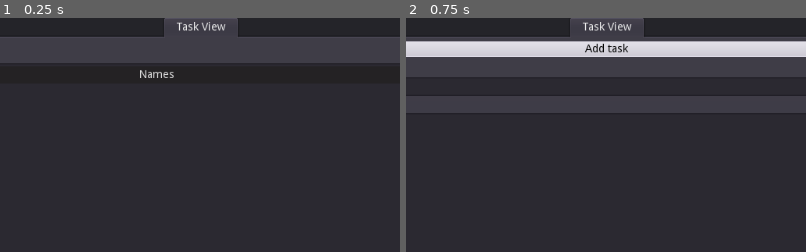
Above: before the commit, frames 1-2 (left to right).
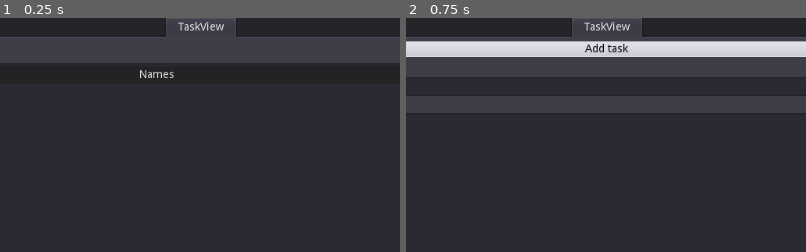
Above: after the commit, the same moments.

Repository: nikohonu/life-manager
Game: Godot game, scene res://Main/Main.tscn
Same seed, same stepped clock (60 frames per second), same inputs: the game is played once before the commit and once after it. Before the commit the project starts from res://Scenes/Root.tscn.
Inputs:
- Up to frame 1 (0.25 s): no input
- Up to frame 2 (0.75 s): click "Add" at 0.5 s
The pictures show only the part of the screen within x 25-75%, y 0-50%; the shares and areas given below are measured in that part.

The runs differ from the first frame. In frame 1, 0.4% of the frame differs, in the area x 41-60%, y 0-9%; in frame 2, 0.4%.
Error before the commit: Unable to iterate on object of type 'Nil'. (res://Scripts/TaskView.gd:39)
Error after the commit: Unable to iterate on object of type 'Nil'. (res://TaskView/TaskView.gd:15)

Commit message:
redesign folder structure and architecture

Diff:
--- /dev/null
+++ b/Main/Main.tscn
@@ -0,0 +1,13 @@
+[gd_scene load_steps=2 format=2]
+
+[ext_resource path="res://TaskView/TaskView.tscn" type="PackedScene" id=1]
+
+[node name="Main" type="Panel"]
+anchor_right = 1.0
+anchor_bottom = 1.0
+
+[node name="TabContainer" type="TabContainer" parent="."]
+anchor_right = 1.0
+anchor_bottom = 1.0
+
+[node name="TaskView" parent="TabContainer" instance=ExtResource( 1 )]
--- /dev/null
+++ b/Root/Root.gd
@@ -0,0 +1,63 @@
+extends Node
+
+var tasks = []
+var intervals = []
+
+func _load():
+	var task_file = File.new()
+	var interval_file = File.new()
+	task_file.open("user://tasks.json", File.READ)
+	interval_file.open("user://intervals.json", File.READ)
+	tasks = parse_json(task_file.get_as_text())
+	intervals = parse_json(interval_file.get_as_text())
+	task_file.close()
+	interval_file.close()
+
+func _save():
+	var task_file = File.new()
+	var interval_file = File.new()
+	task_file.open("user://tasks.json", File.WRITE)
+	interval_file.open("user://intervals.json", File.WRITE)
+	task_file.store_string(to_json(tasks))
+	interval_file.store_string(to_json(intervals))
+	task_file.close()
+	interval_file.close()
+
+func _ready():
+	_load()
+
+func _notification(what):
+	if what == MainLoop.NOTIFICATION_WM_QUIT_REQUEST:
+		_save()
+
+func _gen_id():
+	var id = 0
+	var ids = PoolIntArray()
+	for task in tasks:
+		ids.append(task['id'])
+	while id in ids:
+		id += 1
+	return id
+
+func add_task(name: String, tags: PoolStringArray = []):
+	var task = {
+		'id': _gen_id(),
+		'name': name,
+		'tags': tags
+	}
+	tasks.append(task)
+	return task
+
+func get_task(id: int):
+	for task in tasks:
+		if task['id'] == id:
+			return task
+	return null
+
+func update_task(id: int, name: String, tags: PoolStringArray = []):
+	var task = get_task(id)
+	task['name'] = name
+	task['tags'] = tags
+
+func remove_task(id: int):
+	tasks.remove(tasks.find(get_task(id)))
--- a/Scenes/Root.tscn
+++ /dev/null
@@ -1,80 +0,0 @@
-[gd_scene load_steps=5 format=2]
-
-[ext_resource path="res://Scripts/Root.gd" type="Script" id=1]
-[ext_resource path="res://Scripts/TaskView.gd" type="Script" id=2]
-[ext_resource path="res://Scripts/Add.gd" type="Script" id=3]
-[ext_resource path="res://Scripts/Edit.gd" type="Script" id=4]
-
-[node name="Root" type="Control"]
-anchor_right = 1.0
-anchor_bottom = 1.0
-script = ExtResource( 1 )
-
-[node name="Panel" type="Panel" parent="."]
-anchor_right = 1.0
-anchor_bottom = 1.0
-
-[node name="TabContainer" type="TabContainer" parent="Panel"]
-anchor_right = 1.0
-anchor_bottom = 1.0
-
-[node name="Task View" type="VBoxContainer" parent="Panel/TabContainer"]
-anchor_right = 1.0
-anchor_bottom = 1.0
-margin_left = 4.0
-margin_top = 32.0
-margin_right = -4.0
-margin_bottom = -4.0
-script = ExtResource( 2 )
-
-[node name="HBoxContainer" type="HBoxContainer" parent="Panel/TabContainer/Task View"]
-margin_right = 1016.0
-margin_bottom = 22.0
-
-[node name="Add" type="ToolButton" parent="Panel/TabContainer/Task View/HBoxContainer"]
-margin_right = 37.0
-margin_bottom = 22.0
-text = "Add"
-script = ExtResource( 3 )
-
-[node name="Edit" type="ToolButton" parent="Panel/TabContainer/Task View/HBoxContainer"]
-margin_left = 41.0
-margin_right = 77.0
-margin_bottom = 22.0
-text = "Edit"
-script = ExtResource( 4 )
-
-[node name="HSplitContainer" type="HSplitContainer" parent="Panel/TabContainer/Task View"]
-margin_top = 26.0
-margin_right = 1016.0
-margin_bottom = 564.0
-size_flags_vertical = 3
-
-[node name="TasksTree" type="Tree" parent="Panel/TabContainer/Task View/HSplitContainer"]
-margin_right = 804.0
-margin_bottom = 538.0
-rect_min_size = Vector2( 200, 0 )
-size_flags_horizontal = 3
-columns = 2
-column_titles_visible = true
-hide_root = true
-select_mode = 2
-
-[node name="TagsTree" type="Tree" parent="Panel/TabContainer/Task View/HSplitContainer"]
-margin_left = 816.0
-margin_right = 1016.0
-margin_bottom = 538.0
-rect_min_size = Vector2( 200, 0 )
-hide_root = true
-select_mode = 2
-
-[node name="Timer" type="Timer" parent="Panel/TabContainer/Task View"]
-wait_time = 0.25
-autostart = true
-
-[connection signal="on_tasks_loaded" from="." to="Panel/TabContainer/Task View" method="_on_Root_on_tasks_loaded"]
-[connection signal="button_up" from="Panel/TabContainer/Task View/HBoxContainer/Add" to="Panel/TabContainer/Task View/HBoxContainer/Add" method="_on_Add_button_up"]
-[connection signal="button_up" from="Panel/TabContainer/Task View/HBoxContainer/Edit" to="Panel/TabContainer/Task View/HBoxContainer/Edit" method="_on_Edit_button_up"]
-[connection signal="gui_input" from="Panel/TabContainer/Task View/HSplitContainer/TasksTree" to="Panel/TabContainer/Task View" method="_on_Tasks_gui_input"]
-[connection signal="item_activated" from="Panel/TabContainer/Task View/HSplitContainer/TasksTree" to="Panel/TabContainer/Task View" method="_on_TasksTree_item_activated"]
-[connection signal="timeout" from="Panel/TabContainer/Task View/Timer" to="Panel/TabContainer/Task View" method="_on_Timer_timeout"]
--- a/Scripts/Root.gd
+++ /dev/null
@@ -1,74 +0,0 @@
-extends Control
-
-signal on_tasks_loaded
-
-var tasks = []
-
-
-func _load_tasks():
-	var file = File.new()
-	file.open("user://tasks.json", File.READ)
-	tasks = parse_json(file.get_as_text())
-	file.close()
-	emit_signal("on_tasks_loaded")
-
-
-func _save_tasks():
-	var file = File.new()
-	file.open("user://tasks.json", File.WRITE)
-	file.store_string(to_json(tasks))
-	file.close()
-
-
-func _ready():
-	_load_tasks()
-
-
-func _notification(what):
-	if what == MainLoop.NOTIFICATION_WM_QUIT_REQUEST:
-		_save_tasks()
-
-
-func _get_new_id():
-	var id = 0
-	var ids = PoolIntArray()
-	for task in tasks:
-		ids.append(task['id'])
-	while id in ids:
-		id += 1
-	return id
-
-
-func get_task(id: int):
-	for task in tasks:
-		if task['id'] == id:
-			return task
-	return null
-
-
-func _get_task_index(id: int):
-	return tasks.find(get_task(id))
-
-
-func add_task(name: String, tags: PoolStringArray = []):
-	var task = {
-		'id': _get_new_id(),
-		'name': name,
-		'tags': tags
-	}
-	tasks.append(task)
-	return task
-
-
-func is_namespace_tag(tag: String):
-	return tag.find(':') != -1
-
-
-func remove_task(id: int):
-	tasks.remove(_get_task_index(id))
-
-
-func update_task(id: int, name: String, tags: PoolStringArray = []):
-	var task = get_task(id)
-	task['name'] = name
-	task['tags'] = tags
--- a/Scripts/Add.gd
+++ b/TaskView/Add.gd
@@ -1,23 +1,19 @@
 extends ToolButton
 
-
-onready var edit_add_task = load("res://Scenes/EditAddTask.tscn")
+onready var edit_add_task = load("res://TaskView/EditAddTask.tscn")
 onready var task_view = $"../.."
 
 var add_task: WindowDialog
-
 
 func _ready():
 	add_task = edit_add_task.instance()
 	add_task.connect("confirmed", self, "_on_EditAddTask_confirmed")
 	add_child(add_task)
 
-
 func _on_Add_button_up():
 	add_task.popup_centered()
 	add_task.clear()
 
-
 func _on_EditAddTask_confirmed(name: String, tags: PoolStringArray):
 	if name != '':
 		task_view.add_task(name, tags)
--- a/Scripts/Edit.gd
+++ b/TaskView/Edit.gd
@@ -1,30 +1,26 @@
 extends ToolButton
 
-
-onready var edit_add_task = load("res://Scenes/EditAddTask.tscn")
+onready var edit_add_task = load("res://TaskView/EditAddTask.tscn")
 onready var task_view = $"../.."
 onready var root = $"../../../../.."
 onready var id = 0
 
 var edit_task: WindowDialog
 
-
 func _ready():
 	edit_task = edit_add_task.instance()
 	edit_task.connect("confirmed", self, "_on_EditAddTask_confirmed")
 	add_child(edit_task)
 
-
 func _on_Edit_button_up():
 	var selected = task_view.get_item_selected()
 	if selected:
-		var task = root.get_task(int(selected[0].get_text(0)))
+		var task = Root.get_task(int(selected[0].get_text(0)))
 		id = task['id']
 		edit_task.popup_centered()
 		edit_task.clear()
 		edit_task.init_edit(task['name'], task['tags'])
 
-
 func _on_EditAddTask_confirmed(name: String, tags: PoolStringArray):
 	if name != '':
 		task_view.update_task(id, name, tags)
--- a/Scenes/EditAddTask.tscn
+++ b/TaskView/EditAddTask.tscn
@@ -1,6 +1,6 @@
 [gd_scene load_steps=2 format=2]
 
-[ext_resource path="res://Scripts/EditAddTask.gd" type="Script" id=1]
+[ext_resource path="res://TaskView/EditAddTask.gd" type="Script" id=1]
 
 [node name="EditAddTask" type="WindowDialog"]
 anchor_right = 1.0
--- a/Scripts/TaskView.gd
+++ b/TaskView/TaskView.gd
@@ -1,6 +1,5 @@
 extends VBoxContainer
 
-onready var root = get_node("/root/Root")
 onready var tasks_tree = $HSplitContainer/TasksTree
 onready var tags_tree = $HSplitContainer/TagsTree
 onready var tasks_root_item = tasks_tree.create_item()
@@ -13,6 +12,8 @@
 	tasks_tree.set_column_expand(0, false)
 	tasks_tree.set_column_min_width(0, 100)
 
+	for task in Root.tasks:
+		load_task(task)
 
 func load_task(task: Dictionary):
 	var item = tasks_tree.create_item(tasks_root_item)
@@ -21,7 +22,7 @@
 
 
 func add_task(name: String, tags: PoolStringArray):
-	var task = root.add_task(name, tags)
+	var task = Root.add_task(name, tags)
 	var item = tasks_tree.create_item(tasks_root_item)
 	item.set_text(0, String(task['id']))
 	item.set_text(1, task['name'])
@@ -32,12 +33,9 @@
 			return item
 
 func update_task(id: int, name: String, tags: PoolStringArray):
-	root.update_task(id, name, tags)
+	Root.update_task(id, name, tags)
 	get_item(id).set_text(1, name)
 
-func _on_Root_on_tasks_loaded():
-	for task in root.tasks:
-		load_task(task)
 
 
 func get_item_selected() -> Array:
@@ -64,7 +62,7 @@
 				item.deselect(1)
 		if event.pressed and event.scancode == KEY_DELETE:
 			for item in get_item_selected():
-				root.remove_task(int(item.get_text(0)))
+				Root.remove_task(int(item.get_text(0)))
 				item.free()
 				tasks_tree.update()
 		if event.pressed and event.scancode == KEY_A and event.control:
@@ -83,7 +81,7 @@
 	old_items = items.duplicate()
 
 	for item in items:
-		var task = root.get_task(int(item.get_text(0)))
+		var task = Root.get_task(int(item.get_text(0)))
 		for tag in task['tags']:
 			if not tag in tags:
 				tags.append(tag)
--- /dev/null
+++ b/TaskView/TaskView.tscn
@@ -0,0 +1,65 @@
+[gd_scene load_steps=4 format=2]
+
+[ext_resource path="res://TaskView/TaskView.gd" type="Script" id=1]
+[ext_resource path="res://TaskView/Edit.gd" type="Script" id=2]
+[ext_resource path="res://TaskView/Add.gd" type="Script" id=3]
+
+[node name="TaskView" type="VBoxContainer"]
+anchor_right = 1.0
+anchor_bottom = 1.0
+margin_left = 4.0
+margin_top = 32.0
+margin_right = -4.0
+margin_bottom = -4.0
+script = ExtResource( 1 )
+
+[node name="HBoxContainer" type="HBoxContainer" parent="."]
+margin_right = 1016.0
+margin_bottom = 22.0
+
+[node name="Add" type="ToolButton" parent="HBoxContainer"]
+margin_right = 37.0
+margin_bottom = 22.0
+text = "Add"
+script = ExtResource( 3 )
+
+[node name="Edit" type="ToolButton" parent="HBoxContainer"]
+margin_left = 41.0
+margin_right = 77.0
+margin_bottom = 22.0
+text = "Edit"
+script = ExtResource( 2 )
+
+[node name="HSplitContainer" type="HSplitContainer" parent="."]
+margin_top = 26.0
+margin_right = 1016.0
+margin_bottom = 564.0
+size_flags_vertical = 3
+
+[node name="TasksTree" type="Tree" parent="HSplitContainer"]
+margin_right = 804.0
+margin_bottom = 538.0
+rect_min_size = Vector2( 200, 0 )
+size_flags_horizontal = 3
+columns = 2
+column_titles_visible = true
+hide_root = true
+select_mode = 2
+
+[node name="TagsTree" type="Tree" parent="HSplitContainer"]
+margin_left = 816.0
+margin_right = 1016.0
+margin_bottom = 538.0
+rect_min_size = Vector2( 200, 0 )
+hide_root = true
+select_mode = 2
+
+[node name="Timer" type="Timer" parent="."]
+wait_time = 0.25
+autostart = true
+
+[connection signal="button_up" from="HBoxContainer/Add" to="HBoxContainer/Add" method="_on_Add_button_up"]
+[connection signal="button_up" from="HBoxContainer/Edit" to="HBoxContainer/Edit" method="_on_Edit_button_up"]
+[connection signal="gui_input" from="HSplitContainer/TasksTree" to="." method="_on_Tasks_gui_input"]
+[connection signal="item_activated" from="HSplitContainer/TasksTree" to="." method="_on_TasksTree_item_activated"]
+[connection signal="timeout" from="Timer" to="." method="_on_Timer_timeout"]
--- a/project.godot
+++ b/project.godot
@@ -11,8 +11,12 @@
 [application]
 
 config/name="life-manager"
-run/main_scene="res://Scenes/Root.tscn"
+run/main_scene="res://Main/Main.tscn"
 config/icon="res://icon.png"
+
+[autoload]
+
+Root="*res://Root/Root.gd"
 
 [gui]
 
Renamed: Scripts/EditAddTask.gd -> TaskView/EditAddTask.gd
